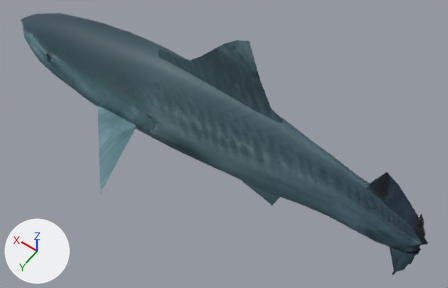
Renders of the glTF model public/aqua/models/fish/tiger_shark.glb from each side of a commit.
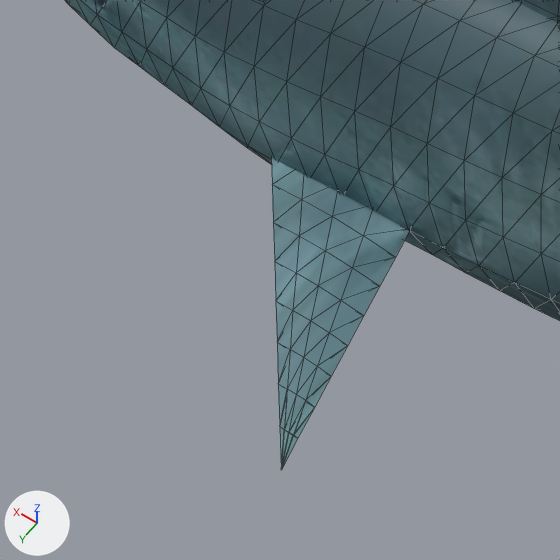
Each version appears first whole from a camera (50 mm lens) standing at (6917.264, 1.254, 799.662) and looking at (6918.126, 0.048, 797.767), and next in a close-up on the part from 5% to 40% of the width and 21% to 76% of the height. Every picture has the same lights, and +X, +Y and +Z are marked at lower left. The first two pictures are the older version. The close-ups show mesh edges as thin lines. Vertices at exactly the same position are counted once.

Objects in the first close-up: 'tiger_shark'.
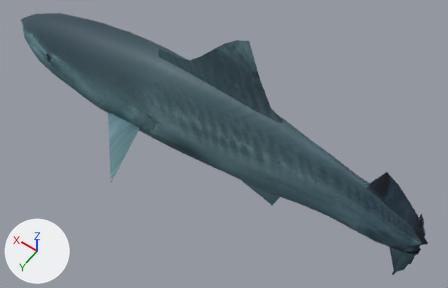
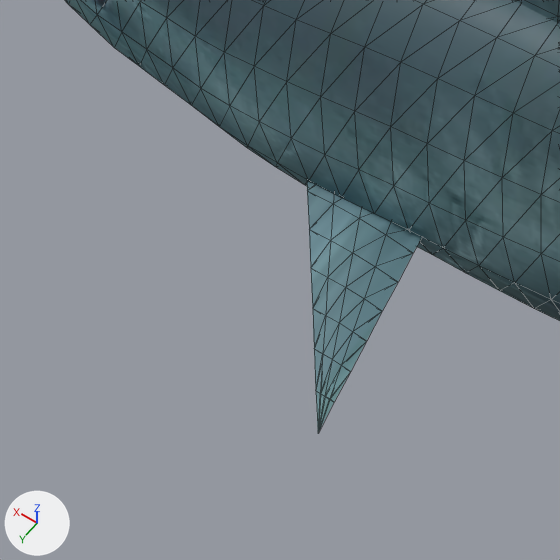
The change, as a list of edits to the scene's bpy script:
```text
Change me_tiger_shark:
    used by ob_tiger_shark; location = (0.0, 0.0, 0.0)
    remove me_tiger_shark.from_pydata(...)  # 940 vertices, 1760 faces; spans x 6917.3..6919.31, y -0.45..0.45, z 797.46..798.3
    add me_tiger_shark.from_pydata(...)  # 940 vertices, 1760 faces; spans x 6917.3..6919.31, y -0.39..0.39, z 797.46..798.3
    me_tiger_shark part 1: the loose piece of 65 vertices spanning x 6918.43..6918.73, y 0.13..0.45, z 797.65..797.7 is moved by (0.0, -0.06, 0.0)
    other edits to the shape of me_tiger_shark do not show in these pictures
```

Changed parts and their boxes [x1, y1, x2, y2] in the close-ups (560 x 560 px; the box of a moved part takes in the faces that stretch with it):
'tiger_shark', reshaped
    before: [65, 0, 560, 470]
    after: [65, 0, 560, 433]
part 1 of me_tiger_shark, moved or reshaped
    before: [271, 158, 410, 470]
    after: [307, 180, 421, 433]
